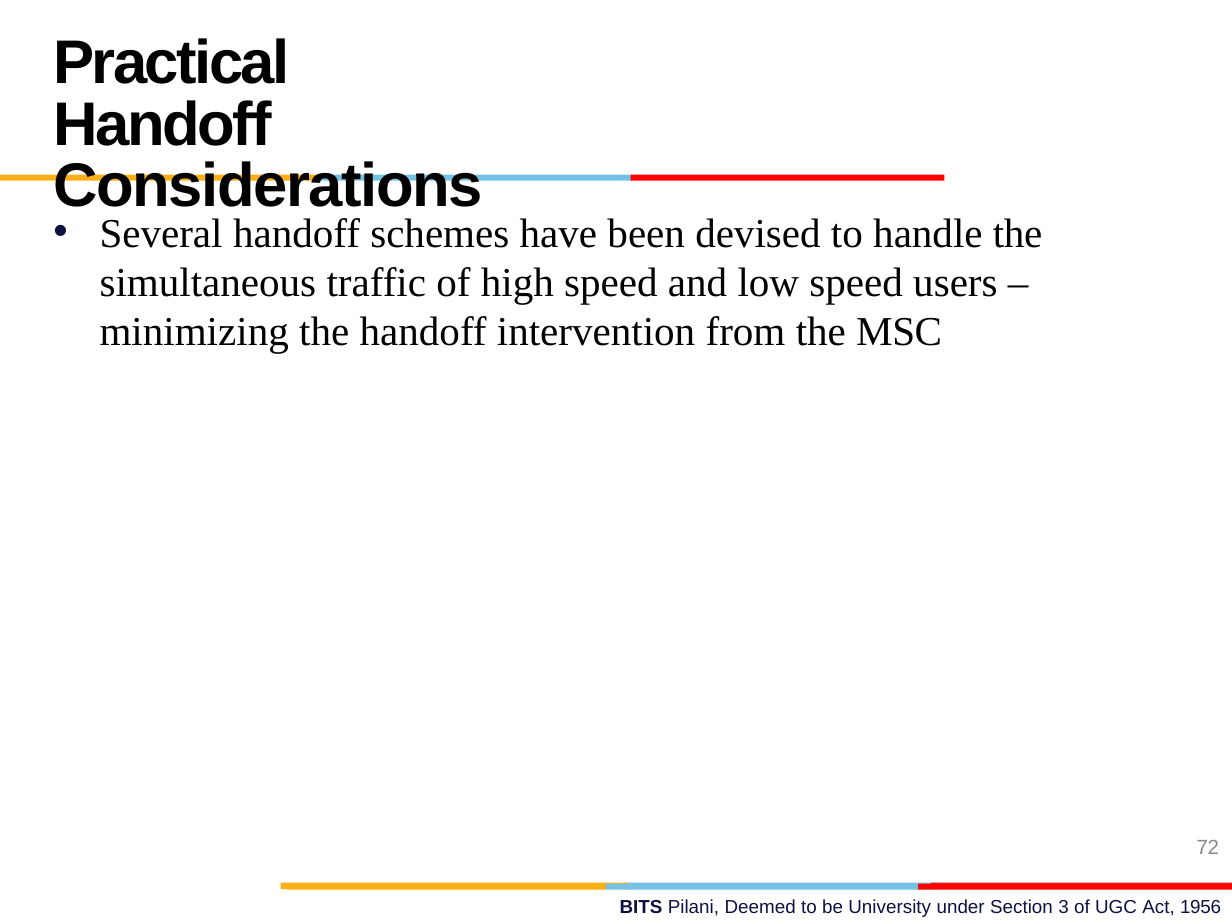
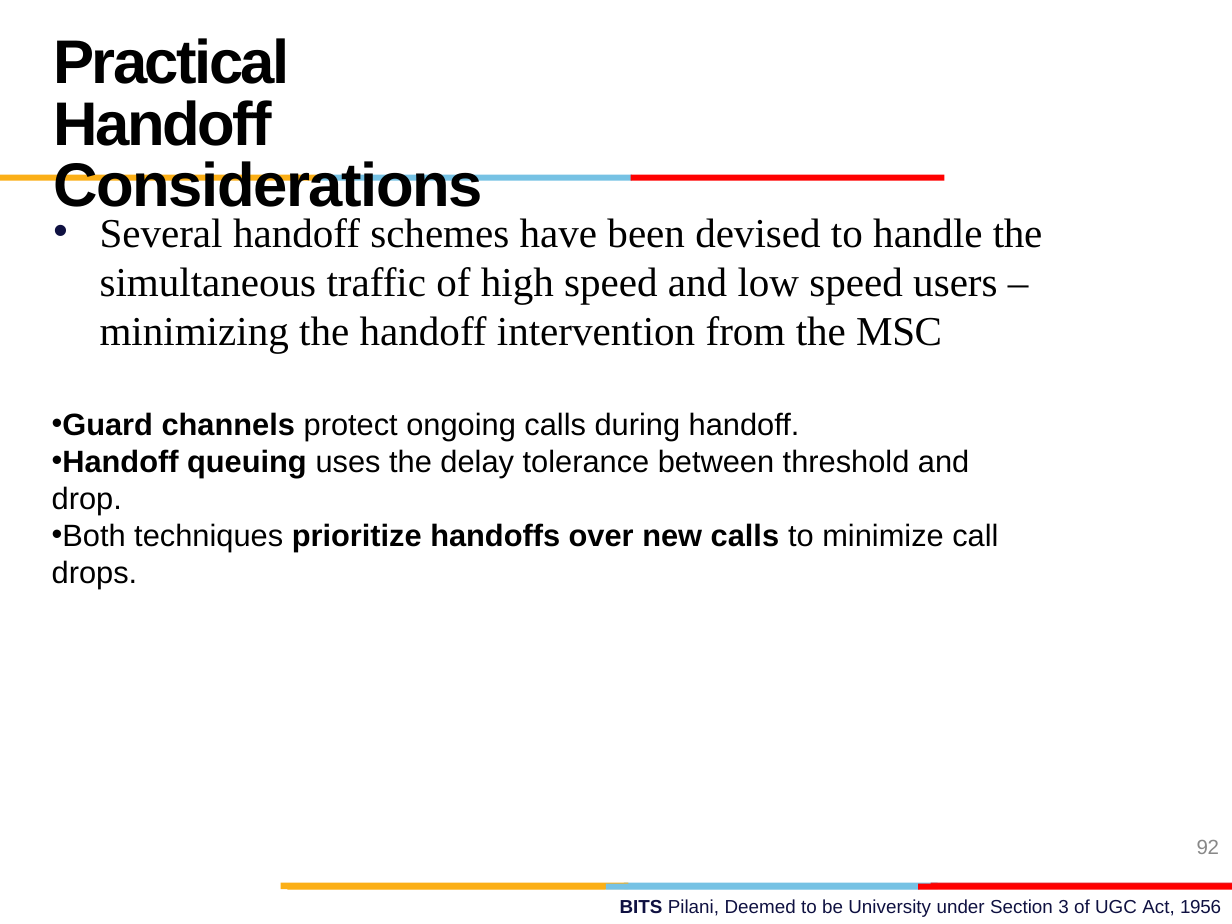
Before and after one commit to AbidKhan01ak/Mtech-7th-Sem, a slide deck: slide 92 of WMC/L1_WMC.pptx (slide 72 before the commit). Drawn at 1232x924 pixels with LibreOffice and Linux fonts; fonts in the diff are those of the drawing; background and template pictures are left out. Boxes give left, top, right and bottom in pixels: in the first picture for what was removed or moved away, otherwise in the second. Text is boxed around its words. In the diff, an @@ line names an element or a change of style, - is before the commit and + after.

```diff
--- a/WMC/L1_WMC.pptx
+++ b/WMC/L1_WMC.pptx
@@ text at box(52, 412, 998, 589): paragraphs added @@
+• Guard channels protect ongoing calls during handoff.
+• Handoff queuing uses the delay tolerance between threshold and drop.
+• Both techniques prioritize handoffs over new calls to minimize call drops.
@@ page number at box(1197, 840, 1219, 854): text changed @@
-72
+92
```
Also in this commit, not shown: 1 other slide changed, 20 slides added, 1 slide removed, 1 other file.
